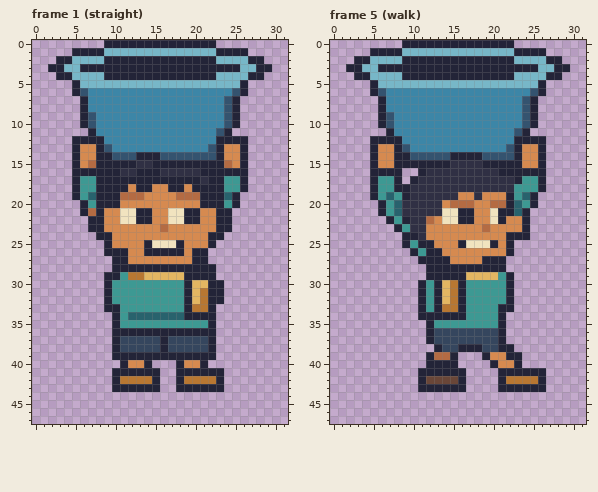
Edited in one commit: pixel-art file (BillusBucket/Assets/Sources/billu-carry.aseprite). Above is the file before it was changed.
32x48 pixels, 8 frames. Shown: frame 1 (straight), frame 5 (walk). The commit also changed other frames, which this record leaves out.
The same view after the edit:
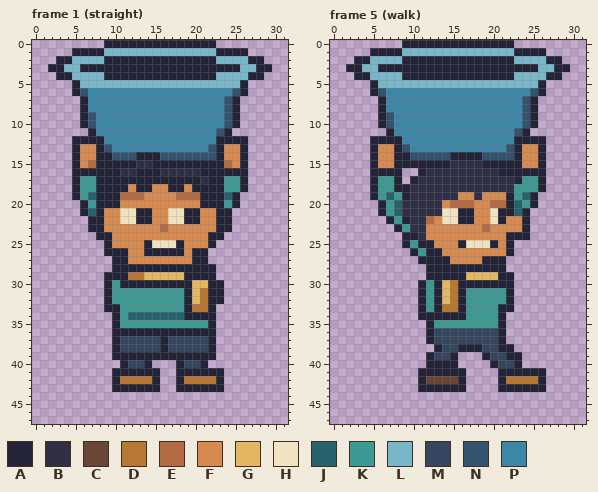
Palette (. is transparent): A #232438  B #303044  C #694638  D #b87732  E #b46b43  F #d68a50  G #e3b662  H #f1e3bf  J #28626d  K #3d9993  L #77b7c8  M #35465e  N #34536f  P #3c86a7
Changes in this commit:
Changed rows in their new state; - is an unchanged pixel.
Frame 1 (straight):
first column x 7:
21 J
first column x 11:
29 A-------
30 AAAAAAAA
first column x 12:
40 MM-----MM
Frame 5 (walk):
first column x 17:
29 ----A
30 AAAAA
first column x 13:
39 MM-----MM-
40 --------MM
Where, in picture pixels (left, top, right, bottom), the same in both pictures:
changed: (88, 208, 96, 216)
changed: (120, 272, 184, 288)
changed: (128, 360, 144, 368)
changed: (184, 360, 200, 368)
changed: (466, 272, 506, 288)
changed: (434, 352, 450, 360)
changed: (490, 352, 514, 368)
